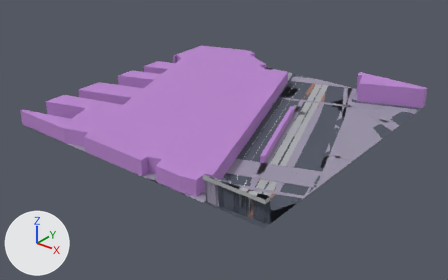
An edit to the glTF model public/maps/melbourne/chunks/5_-16.glb, drawn before and after from the same camera.
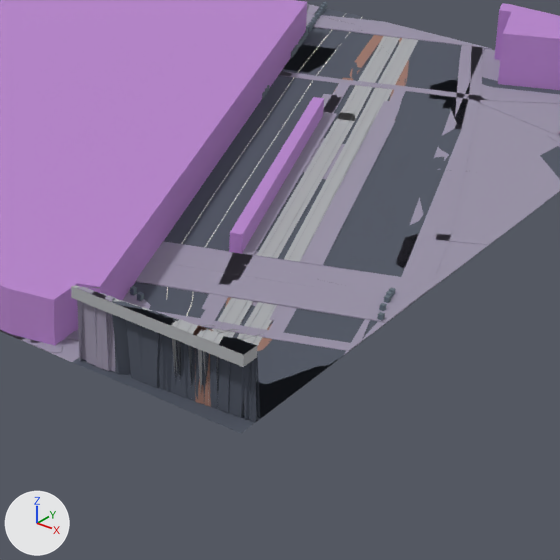
Each version appears first whole from a camera (50 mm lens) standing at (801.5, 1677.5, 104.8) and looking at (655.8, 1859.6, -8.1), and next in a close-up on the part from 39% to 85% of the width and 25% to 98% of the height. Lighting does not change. The marker at lower left points along +X, +Y and +Z. The last two pictures show the newer version. Where no turn or scale is listed for an object, it has been applied to the vertices. Vertices at exactly the same position are counted once.

The first close-up shows 'compiled-chunk'.
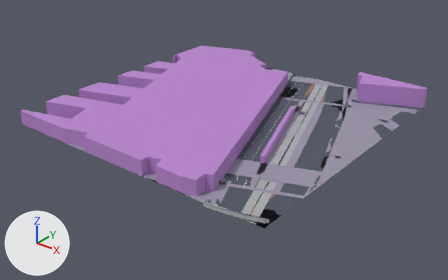
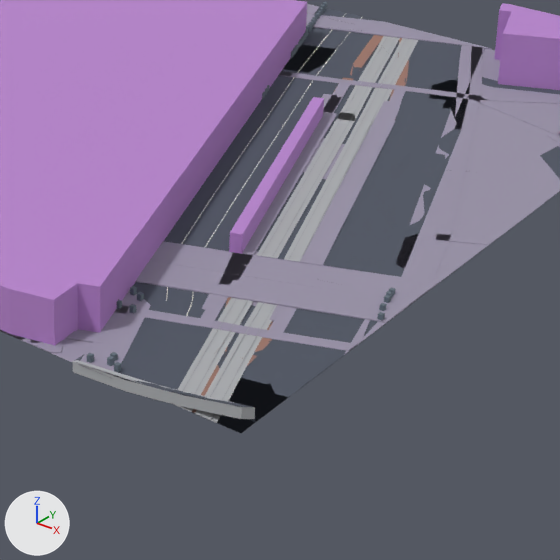
Where the newer file only moved an object's origin or applied its transform, the numbers keep the older frame.

Location of each change, [x1, y1, x2, y2] in pixels of the close-ups (560 x 560 px):
'compiled-chunk', reshaped: before [0, 0, 560, 434]; after [0, 0, 560, 433]
part 1 of me_mesh_0, added: after [73, 360, 255, 419]
part 2 of me_mesh_0, deleted: before [71, 285, 257, 367]
part 3 of me_mesh_0, cut back: before [77, 287, 290, 422]; after [78, 324, 291, 433]

The change, as a list of edits to the scene's bpy script:
```text
Change me_mesh_0:
    used by ob_compiled_chunk; location = (654.0, 1866.1, 5.4)
    remove me_mesh_0.from_pydata(...)  # 4901 vertices, 7323 faces; spans x -60.0..60.0, y -60.1..60.1, z -5.1..5.1
    add me_mesh_0.from_pydata(...)  # 4357 vertices, 6482 faces; spans x -60.0..60.0, y -60.1..60.1, z -6.4..3.7
    me_mesh_0 part 1: a new loose piece of 28 vertices spanning x 36.1..60.0, y -60.1..-57.6, z -6.4..-1.6, in mat_concrete (grey #adafb3)
    me_mesh_0 part 2: the loose piece of 8 vertices spanning x 36.1..60.0, y -60.1..-57.6, z 3.5..5.0 is deleted
    me_mesh_0 part 3: 65 vertices moved from x 36.9..60.0, y -60.1..-56.4, z -4.9..5.0 to x 36.9..60.0, y -60.1..-57.7, z -5.1..-2.3; 595 vertices removed from x 35.3..60.0, y -60.1..-55.2, z -5.0..5.1; 31 vertices added at x 36.9..60.0, y -60.1..-57.8, z -5.0..-1.5
```
